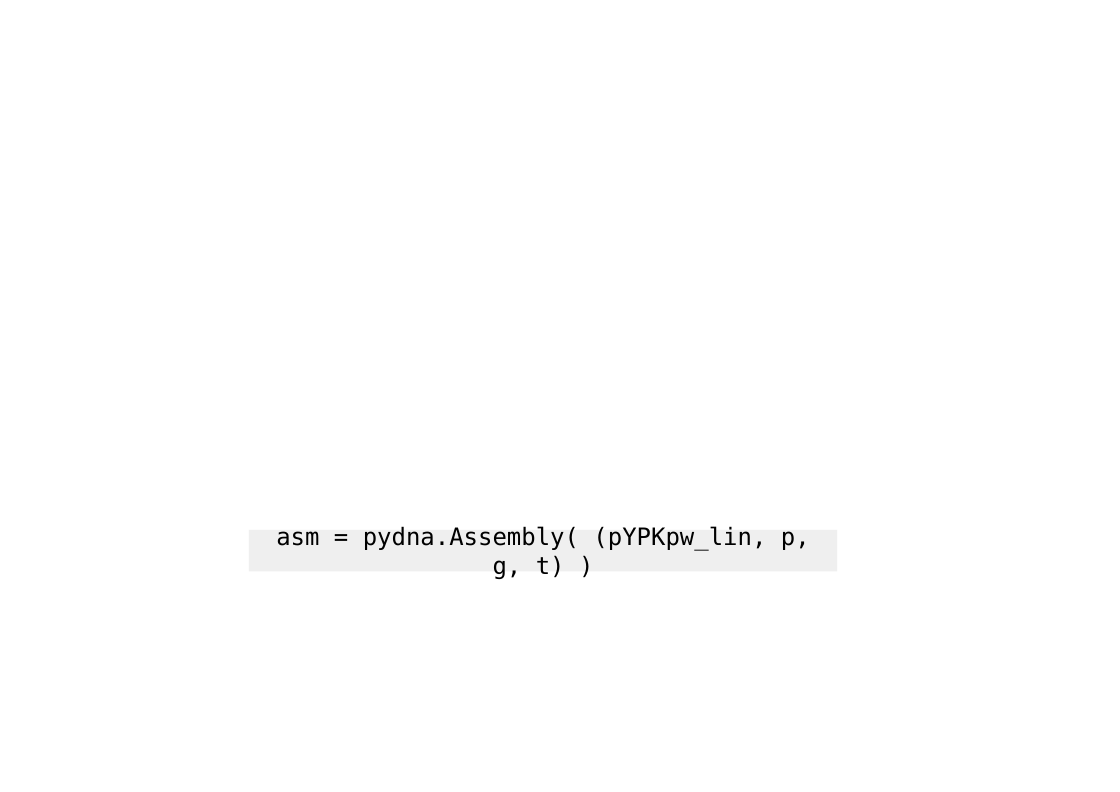
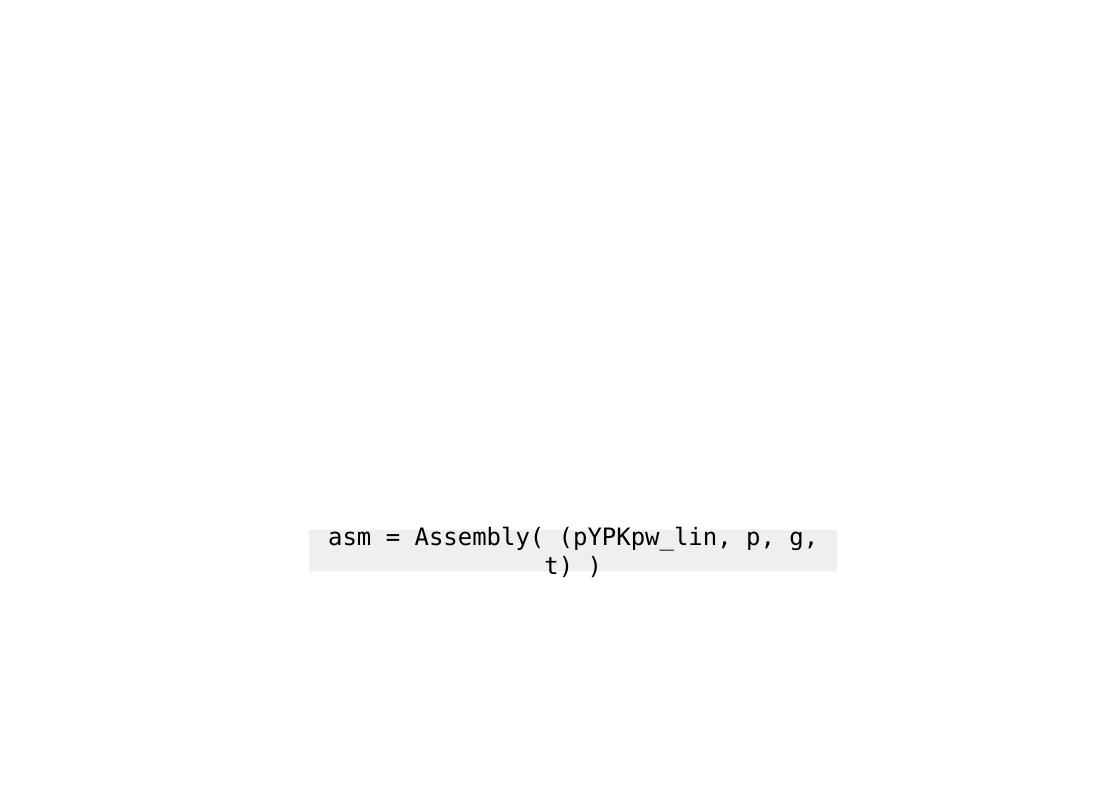
Before and after one commit to BjornFJohansson/pydna-examples, a slide deck: slide 15 of strawberry aat/saat_cloning2.odp (slide 16 before the commit). Drawn at 1120x792 pixels with LibreOffice and Linux fonts; fonts in the diff are those of the drawing; background and template pictures are left out. Boxes give left, top, right and bottom in pixels: in the first picture for what was removed or moved away, otherwise in the second. Text is boxed around its words. In the diff, an @@ line names an element or a change of style, - is before the commit and + after.

```diff
--- a/strawberry aat/saat_cloning2.odp
+++ b/strawberry aat/saat_cloning2.odp
@@ rectangle "asm = Assembly( (pYPKpw_lin, p, ..." resized from (x1=249, y1=530, x2=837, y2=571) to (x1=309, y1=530, x2=837, y2=571) @@
@@ text in rectangle at (x1=328, y1=526, x2=818, y2=577): text changed @@
-asm = pydna.Assembly( (pYPKpw_lin, p, g, t) )
+asm = Assembly( (pYPKpw_lin, p, g, t) )
```
Also in this commit, not shown: 9 other slides changed, 1 slide removed, 5 other files.
